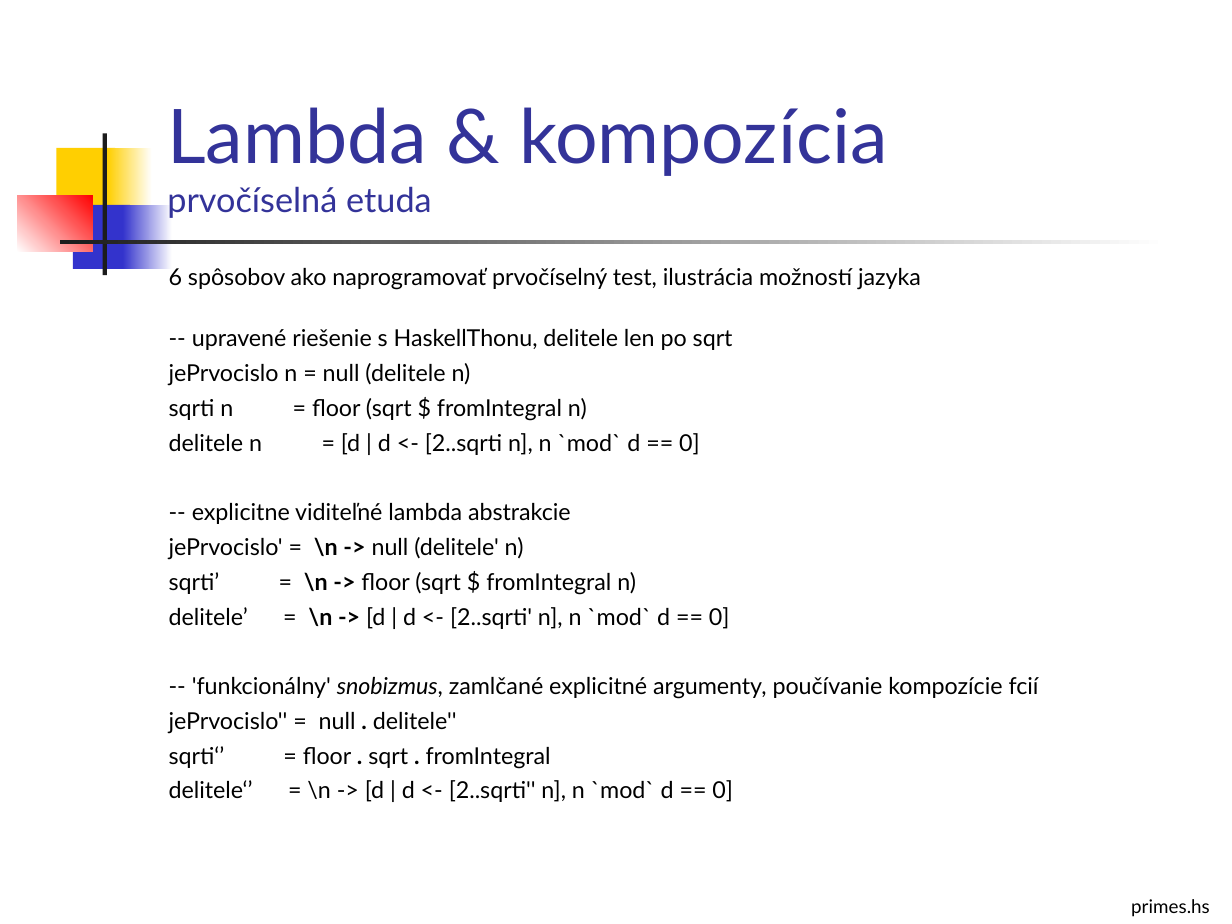
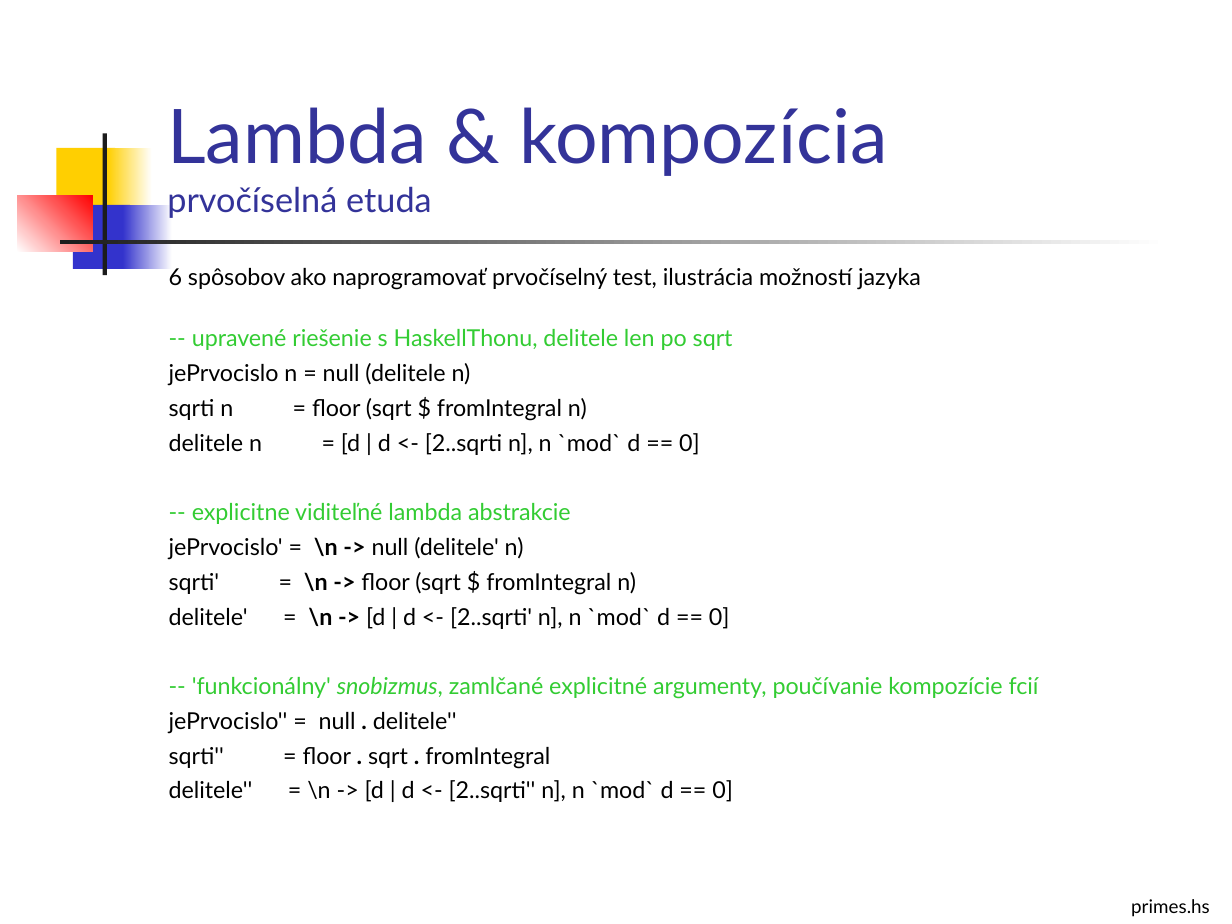
Before and after one commit to Funkcionalne/Prednasky, a slide deck: slide 8 of 02/02_fpro.ppt (slide 6 before the commit). Drawn at 1232x924 pixels with LibreOffice and Linux fonts; fonts in the diff are those of the drawing. Boxes give left, top, right and bottom in pixels: in the first picture for what was removed or moved away, otherwise in the second. Text is boxed around its words. In the diff, an @@ line names an element or a change of style, - is before the commit and + after.

```diff
--- a/02/02_fpro.ppt
+++ b/02/02_fpro.ppt
@@ text at (192, 329, 1039, 699): text colour #000000 to #33CC33 in "-- upravené riešenie s HaskellThonu, delitele len ...", "-- explicitne viditeľné lambda abstrakcie", "-- 'funkcionálny' snobizmus, zamlčané explicitné argumenty,  ..." @@
@@ text at (169, 747, 733, 802): text changed @@
-sqrti‘’ = floor . sqrt . fromIntegral
-delitele‘’ = \n -> [d | d <- [2..sqrti'' n], n `mod` d == 0]
+sqrti'' = floor . sqrt . fromIntegral
+delitele'' = \n -> [d | d <- [2..sqrti'' n], n `mod` d == 0]
```
Also in this commit, not shown: 16 other slides changed, 2 slides added, 1 other file.
